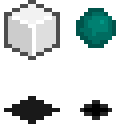
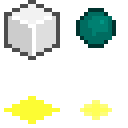
Layered file, before and after one edit (128 × 128). Changes by layer:
showed "select #2" over [80,100,112,120]
painted on "object #1" over [76,8,116,48]
hid "Layer" over [80,100,112,120]
showed "select #3" over [4,96,60,124]
